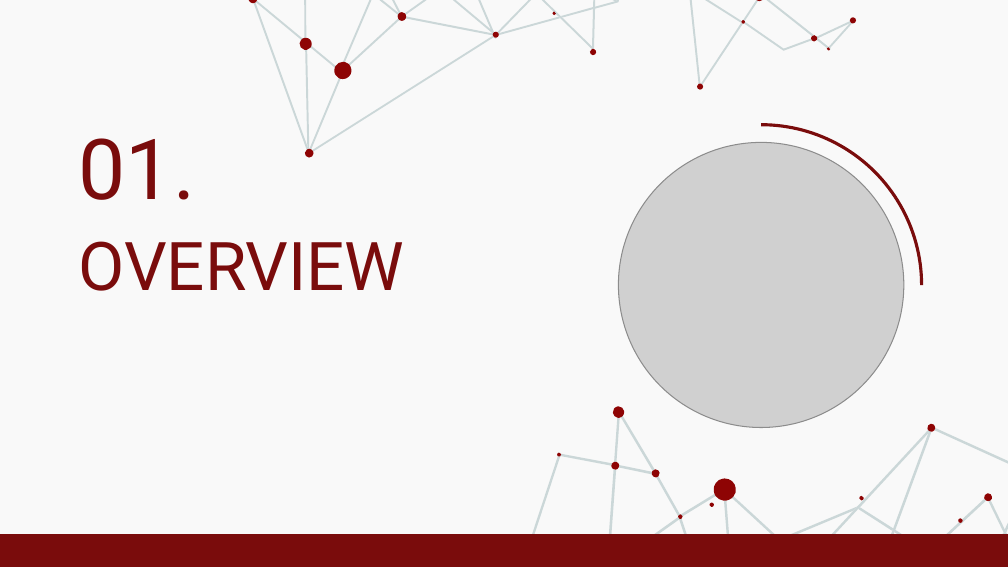
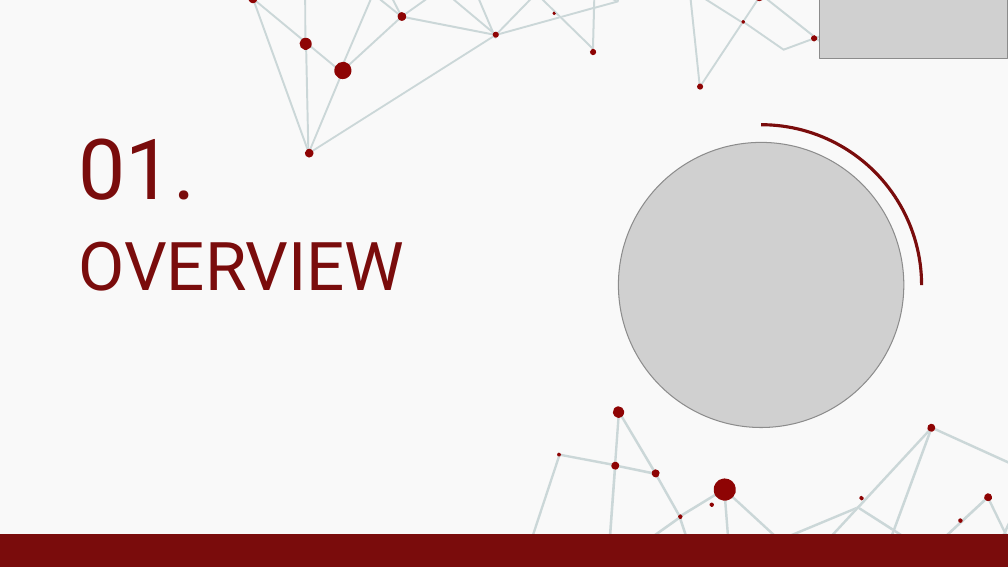
Before and after one commit to SmartHouse-Thesis/Main-Repository, a slide deck: slide 4 of Slide/ISHE_Nguyen_Tri_Thong_SP24SE201.pptx. Drawn at 1008x567 pixels with LibreOffice and Linux fonts; fonts in the diff are those of the drawing; grey boxes stand for pictures. Boxes give left, top, right and bottom in pixels: in the first picture for what was removed or moved away, otherwise in the second. Text is boxed around its words. In the diff, an @@ line names an element or a change of style, - is before the commit and + after.

Commit message:
Upload Slide

```diff
--- a/Slide/ISHE_Nguyen_Tri_Thong_SP24SE201.pptx
+++ b/Slide/ISHE_Nguyen_Tri_Thong_SP24SE201.pptx
@@ picture added at box(820, 0, 1008, 58) @@
@@ freeform shape removed at box(829, 22, 852, 47) @@
@@ freeform shape removed at box(850, 17, 856, 23) @@
@@ freeform shape removed at box(827, 47, 830, 50) @@
```
Also in this commit, not shown: 21 other slides changed, 14 slides added, 3 slides removed.
